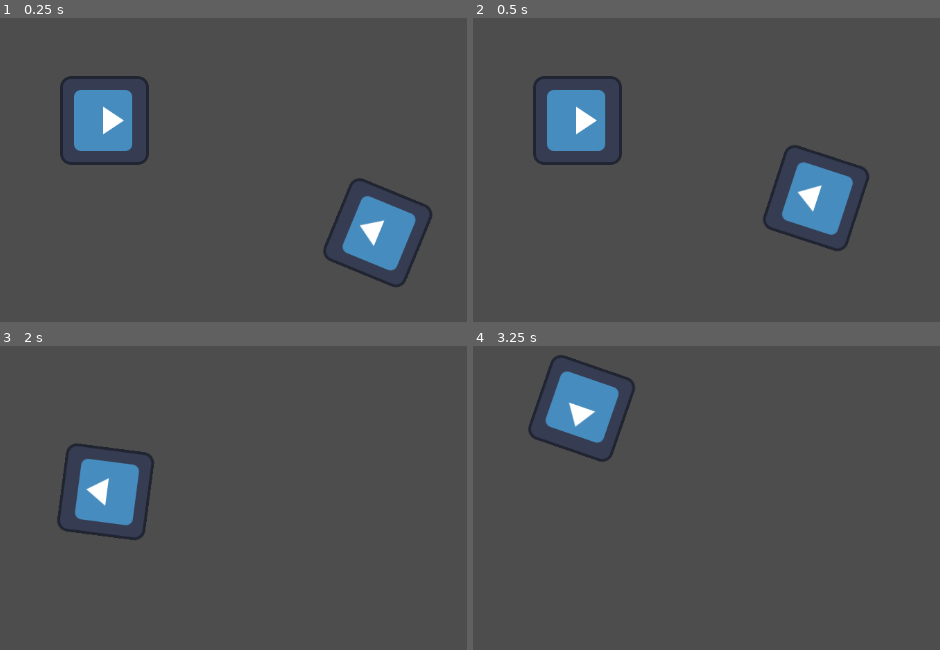
Above: before the commit, frames 1-4 (two rows, left to right).
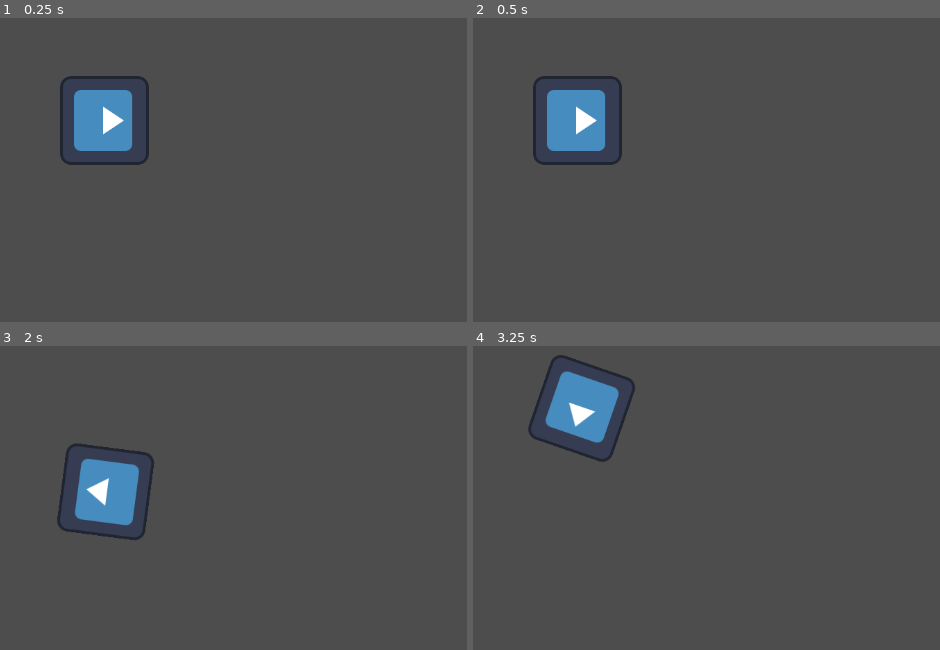
Above: after the commit, the same moments.

Repository: WinterAtne/GoTest
Game: Godot game, scene res://teststage.tscn
Same seed, same stepped clock (60 frames per second), same inputs: the game is played once before the commit and once after it. The project has no main scene, so this scene is started directly. The engine's default icon, where the game draws it, is replaced by a stand-in: a white triangle on a blue panel in a dark square.
Inputs (mouse positions are in pixels of both pictures, inside the frame that each line leads up to):
- Up to frame 1 (0.25 s): no input
- Up to frame 2 (0.5 s): no input
- Up to frame 3 (2 s): move the mouse to (280, 425) at 0.52 s; hold Right (ui_right) 0.53-1.28 s; move the mouse to (outside the picture) at 1.27 s; hold Down (ui_down) from 1.28 s (still down)
- Up to frame 4 (3.25 s): move the mouse to (655, 349) at 2.02 s; release Down (ui_down) at 2.03 s; hold Right (ui_right) 2.03-2.78 s; move the mouse to (538, 537) at 2.77 s; hold Up (ui_up) from 2.78 s (still down)

The runs differ from the first frame. In frame 1, 3.3% of the frame differs, in the area x 69-93%, y 52-89%; in frame 2, 3.3%, in the area x 62-85%, y 41-77%; in frame 3, less than 0.1%; in frame 4, less than 0.1%.

Commit message:
Added random spawning in region around player

Diff:
--- /dev/null
+++ b/EnemyFactory.gd
@@ -0,0 +1,23 @@
+extends Timer
+
+var enemy = load("res://enemy.tscn")
+@onready var player = get_node("../Player").get_position()
+const minDistFromPlayer = 1000
+const maxDistFromPlayer = 6000
+
+# Called when the node enters the scene tree for the first time.
+func _ready():
+	pass # Replace with function body.
+
+
+# Called every frame. 'delta' is the elapsed time since the previous frame.
+func _process(delta):
+	pass
+
+
+func _on_timeout():
+	var instance = enemy.instantiate()
+	var distFromPlayer = randf_range(minDistFromPlayer, maxDistFromPlayer)
+	var angle = randf_range(0, 2*PI)
+	instance.position = Vector2(distFromPlayer * cos(angle), distFromPlayer * sin(angle))
+	add_child(instance)
--- a/seek.gd
+++ b/seek.gd
@@ -9,7 +9,7 @@
 
 # Called every frame. 'delta' is the elapsed time since the previous frame.
 func _process(delta):
-	var seekPosition = get_node("../Player").get_position()
+	var seekPosition = get_node("../../Player").get_position()
 
 	position.x = move_toward(position.x, seekPosition.x, speed * delta)
 	position.y = move_toward(position.y, seekPosition.y, speed * delta)
--- a/teststage.tscn
+++ b/teststage.tscn
@@ -1,11 +1,16 @@
 [gd_scene load_steps=3 format=3 uid="uid://d2jp6cqf0n267"]
 
 [ext_resource type="PackedScene" uid="uid://byrgyp5witasq" path="res://player.tscn" id="1_1b2vx"]
-[ext_resource type="PackedScene" uid="uid://0f4ns4bi0wtl" path="res://enemy.tscn" id="2_npbeb"]
+[ext_resource type="Script" path="res://EnemyFactory.gd" id="2_2w2qh"]
 
 [node name="teststage" type="Node2D"]
 
 [node name="Player" parent="." instance=ExtResource("1_1b2vx")]
+position = Vector2(-1, 0)
 
-[node name="Enemy" parent="." instance=ExtResource("2_npbeb")]
-position = Vector2(444, 212)
+[node name="EnemyFactory" type="Timer" parent="."]
+wait_time = 3.0
+autostart = true
+script = ExtResource("2_2w2qh")
+
+[connection signal="timeout" from="EnemyFactory" to="EnemyFactory" method="_on_timeout"]
